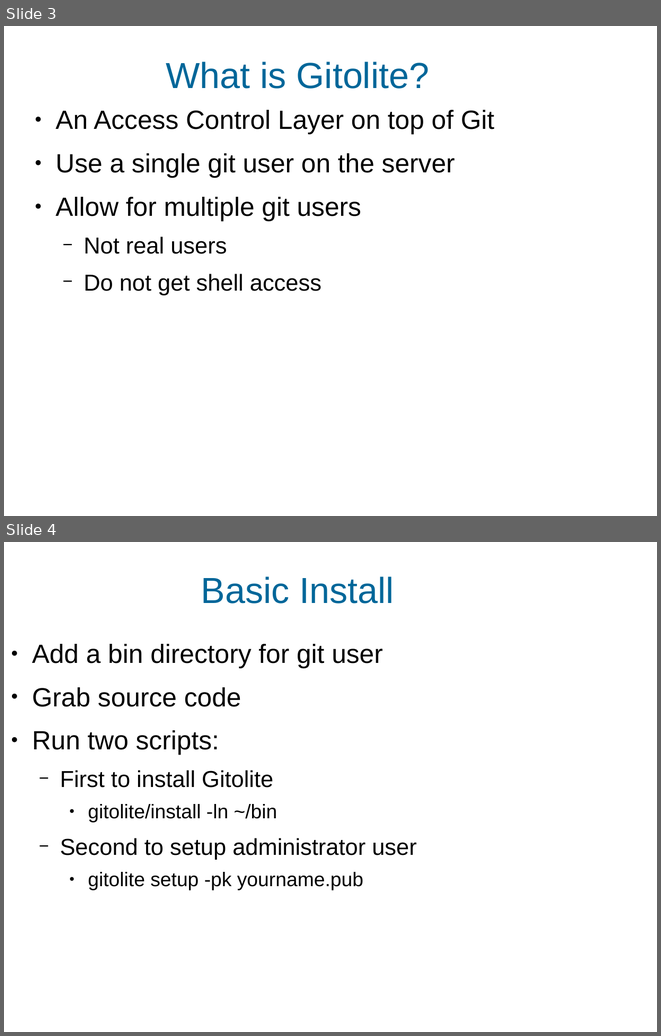
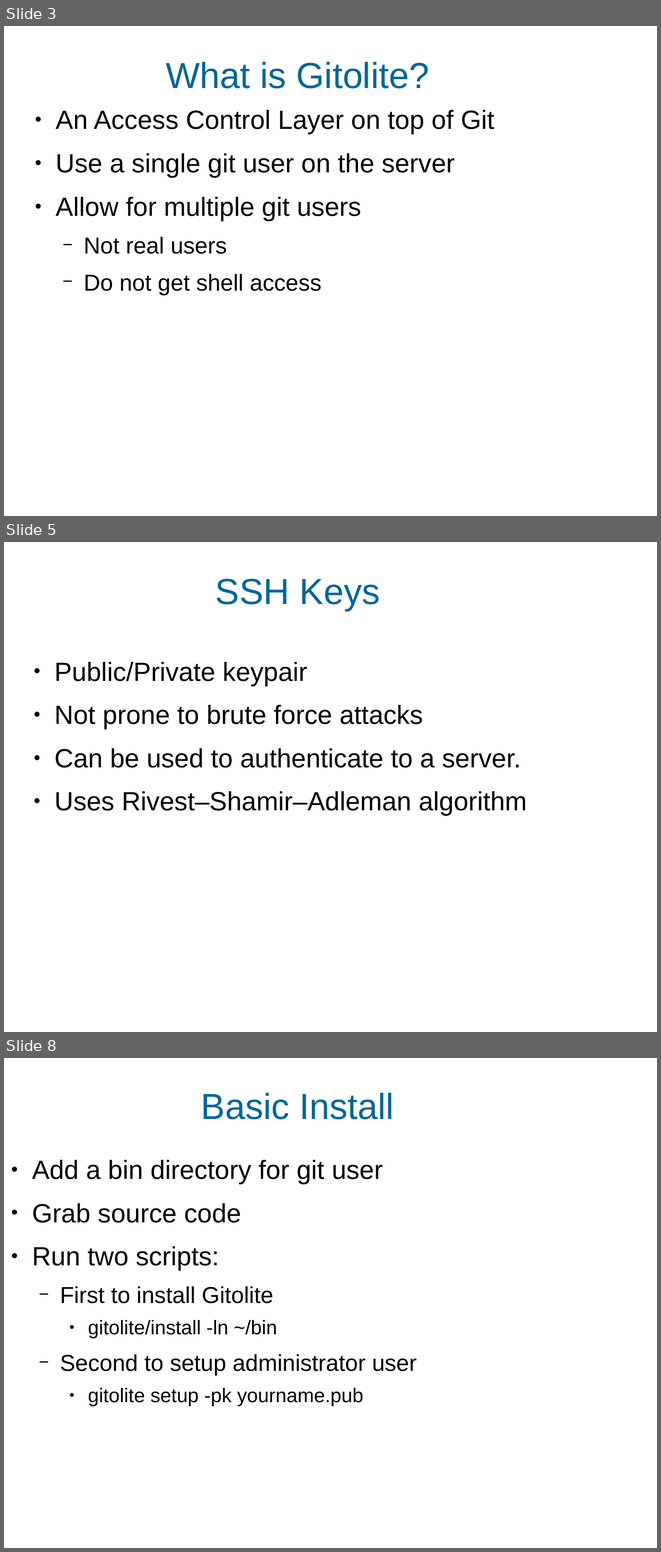
Before and after one commit to daemoneye/Gitolite-talk, a slide deck: gitolite.odp. Shown one above the other, each under a label of ours: slides 3 and 4 before the commit, slides 3, 5 and 8 after it; the slides between them are not shown. The pictures are 661x1036 and 661x1552 pixels, drawn with LibreOffice and Linux fonts; fonts in the diff are those of the drawing; background and template pictures are left out. Boxes give left, top, right and bottom in pixels: in the first picture for what was removed or moved away, otherwise in the second. Text is boxed around its words. In the diff, an @@ line names an element or a change of style, - is before the commit and + after.

```diff
--- a/gitolite.odp
+++ b/gitolite.odp
@@ slide 5 added at box(4, 542, 657, 1032), background #FFFFFF @@
@@ title added at box(215, 579, 380, 611), 44 pt, text #006699 @@
+SSH Keys
@@ text added at box(54, 662, 527, 815), 32 pt, text #000000 @@
+● Public/Private keypair
+● Not prone to brute force attacks
+● Can be used to authenticate to a server.
+● Uses Rivest–Shamir–Adleman algorithm
@@ what was slide 4 is now slide 8 @@
```
Also in this commit, not shown: 1 slide changed, 3 other slides added.
